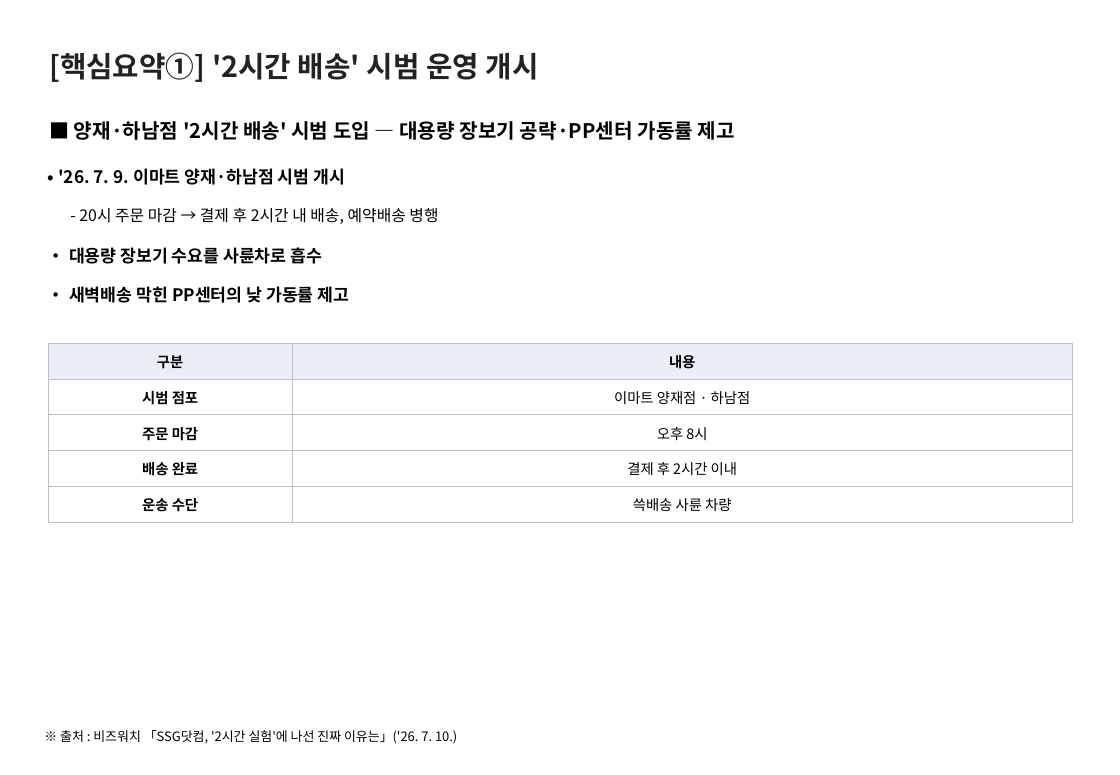
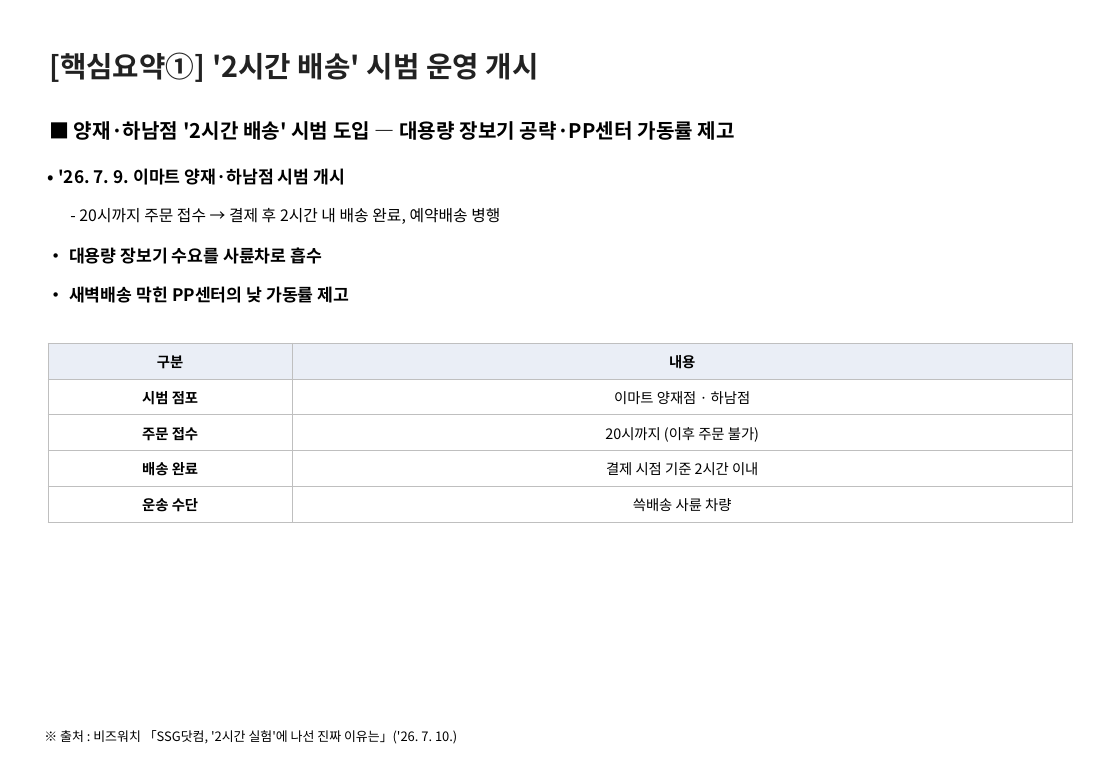
Before and after one commit to avoseed/web1, a slide deck: slide 3 of reports/ssg-delivery-report.pptx. Drawn at 1120x775 pixels with LibreOffice and Linux fonts; fonts in the diff are those of the drawing. Boxes give left, top, right and bottom in pixels: in the first picture for what was removed or moved away, otherwise in the second. Text is boxed around its words. In the diff, an @@ line names an element or a change of style, - is before the commit and + after.

```diff
--- a/reports/ssg-delivery-report.pptx
+++ b/reports/ssg-delivery-report.pptx
@@ text at box(79, 208, 500, 224): text changed @@
-- 20시 주문 마감 → 결제 후 2시간 내 배송, 예약배송 병행
+- 20시까지 주문 접수 → 결제 후 2시간 내 배송 완료, 예약배송 병행
@@ table at box(48, 343, 1071, 522) @@
-row 3, column 1: 주문 마감
+row 3, column 1: 주문 접수
-row 3, column 2: 오후 8시
+row 3, column 2: 20시까지 (이후 주문 불가)
-row 4, column 2: 결제 후 2시간 이내
+row 4, column 2: 결제 시점 기준 2시간 이내
```
Also in this commit, not shown: 3 other files.
